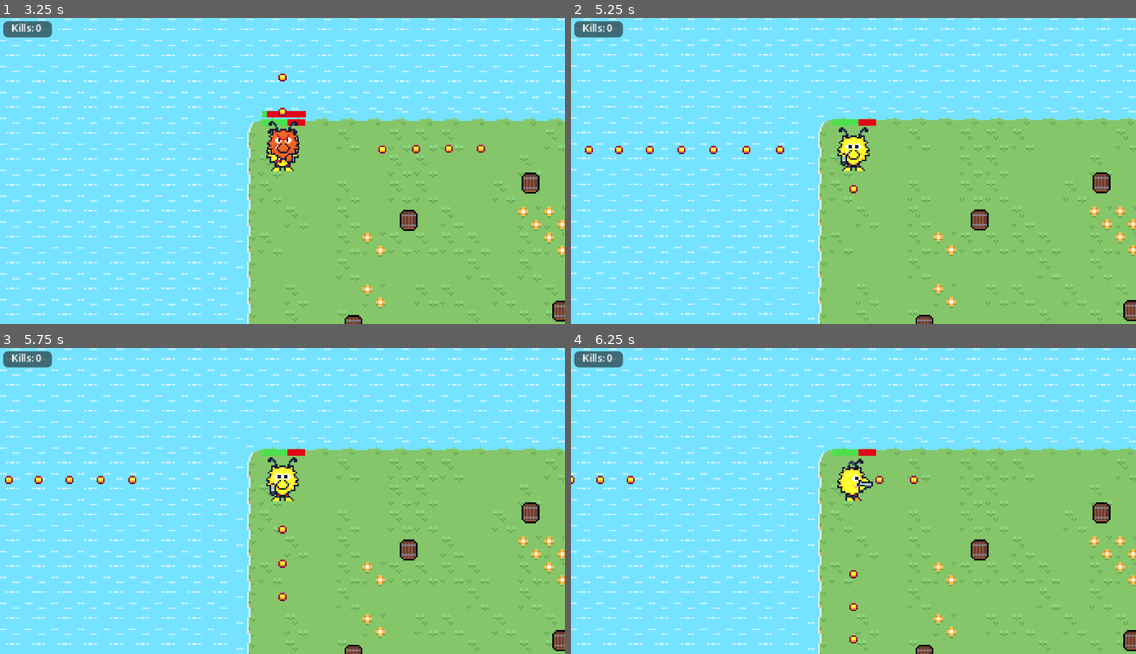
Above: before the commit, frames 1-4 (two rows, left to right).
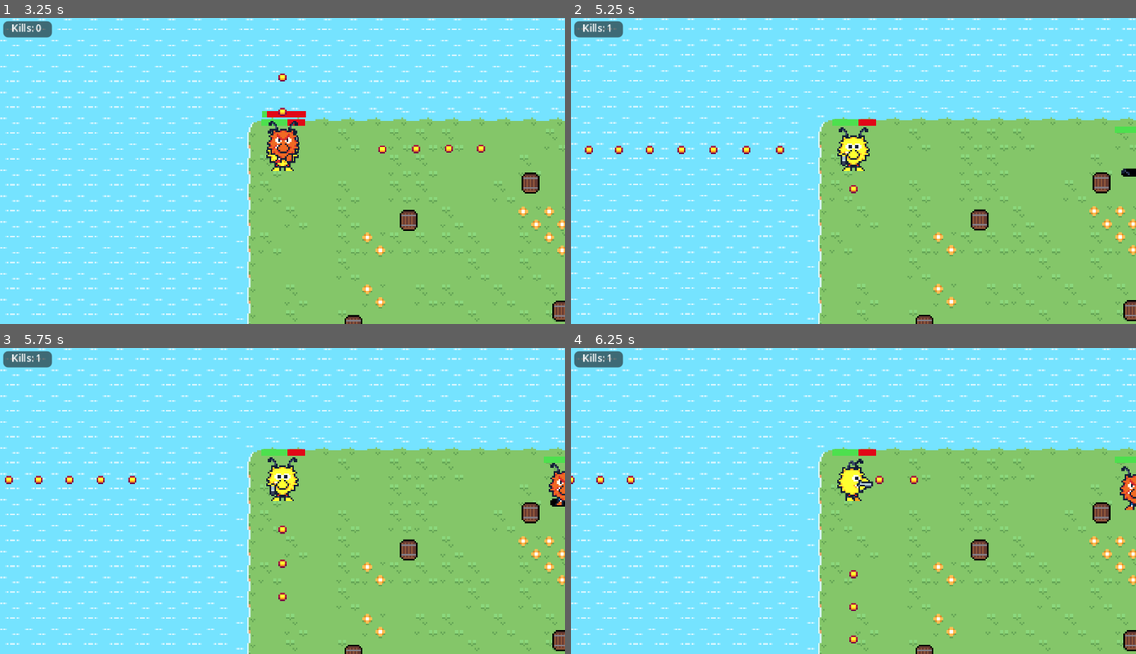
Above: after the commit, the same moments.

Repository: BonnGameDevKurs/gamedevgame
Game: Godot game, scene res://scenes/main.tscn
Two runs of this game, one before a commit and one after it. Both use one fixed random seed, a clock stepped at 60 frames per second and the inputs below. This scene is started directly instead of the project's main scene.
Inputs:
- Up to frame 1 (3.25 s): hold Right (fire_right) 0.53-1.28 s; hold Down (fire_down) 1.28-2.03 s; hold Right (fire_right) 2.03-2.78 s; hold Up (fire_up) from 2.78 s (still down)
- Up to frame 2 (5.25 s): release Up (fire_up) at 3.53 s; hold Left (fire_left) 3.53-5.03 s; hold Down (fire_down) from 5.03 s (still down)
- Up to frame 3 (5.75 s): keep holding Down (fire_down)
- Up to frame 4 (6.25 s): release Down (fire_down) at 5.78 s; hold Right (fire_right) from 5.78 s (still down)

Frame 1 is identical in both runs. In frame 2, 0.2% of the frame differs, in the area x 6-100%, y 2-52%; in frame 3, 0.4%; in frame 4, 0.4%.

Commit message:
hook up kill count

Diff:
--- a/characters/enemy/enemy.gd
+++ b/characters/enemy/enemy.gd
@@ -93,4 +93,6 @@
 
 func _on_damaged(_damage, health):
 	if health <= 0:
+		var kills = StatsHolder.kill_counter + 1
+		StatsHolderClass.update_stat(StatsHolderClass.Stats.KILLCOUNTER, kills)
 		queue_free()
--- a/scenes/main.gd
+++ b/scenes/main.gd
@@ -1,7 +1,7 @@
 extends Node2D
 
 @export var spawn_area_start: Vector2 = Vector2(0,0)
-@export var spawn_area_end: Vector2 = Vector2(200,300)
+@export var spawn_area_end: Vector2 = Vector2(300,200)
 
 var enemy = preload("res://characters/enemy/enemy.tscn")
 
@@ -21,6 +21,7 @@
 	instance.global_position = spawn_point
 	get_tree().get_root().add_child(instance)
 
+
 func _on_spawn_timer_timeout():
 	spawn_timer.start()
 	spawn_enemies()
